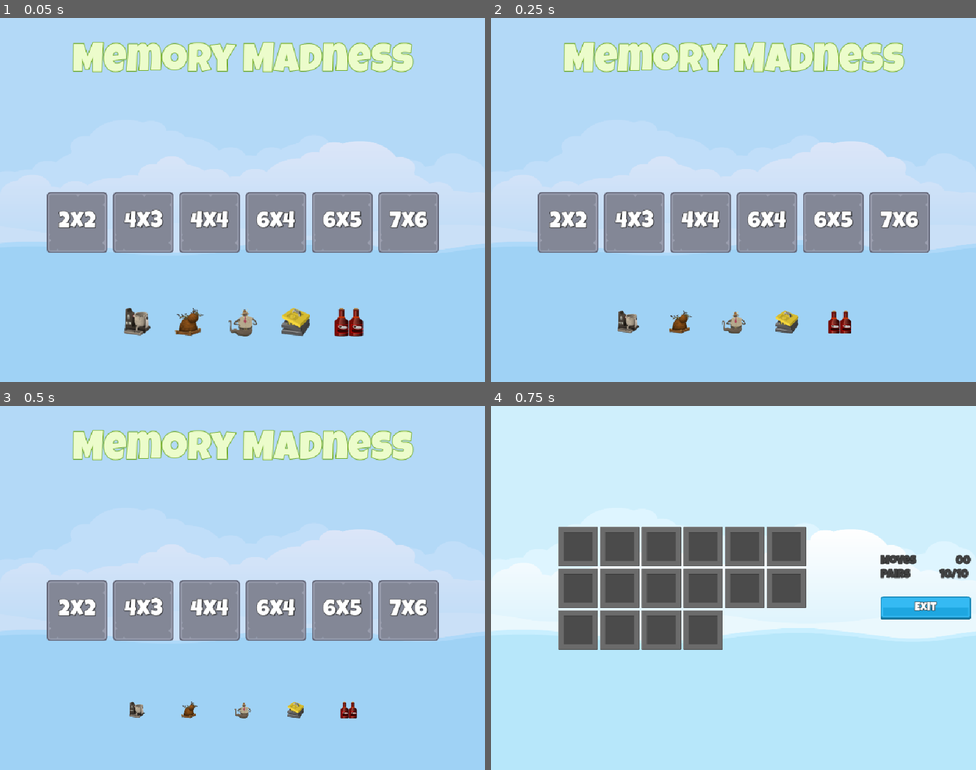
Above: before the commit, frames 1-4 (two rows, left to right).
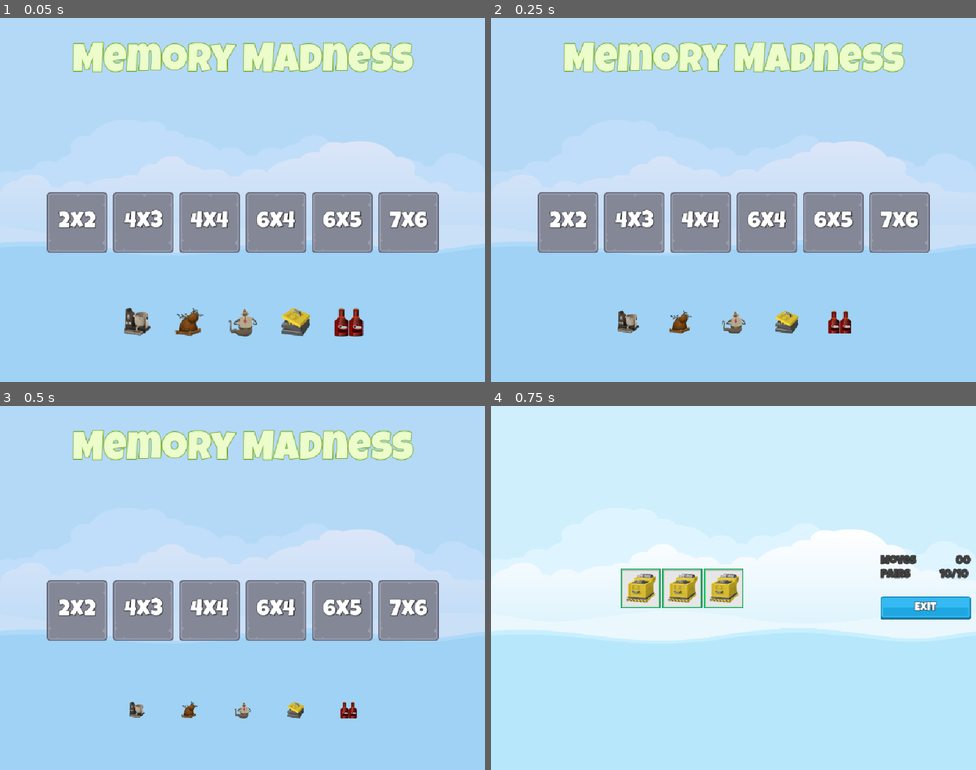
Above: after the commit, the same moments.

Repository: filipeAugusto99/MemoryMadness
Game: Godot game, scene res://Scenes/Master/Master.tscn
Two runs of this game, one before a commit and one after it. Both use one fixed random seed, a clock stepped at 60 frames per second and the inputs below.
Inputs:
- Up to frame 1 (0.05 s): no input
- Up to frame 2 (0.25 s): no input
- Up to frame 3 (0.5 s): no input
- Up to frame 4 (0.75 s): click "2x2" at 0.5 s

Frames 1-3 are identical in both runs. In frame 4, 14% of the frame differs, in the area x 13-65%, y 33-67%.

Commit message:
Memory Tile

Diff:
--- a/Scenes/Game/Game.tscn
+++ b/Scenes/Game/Game.tscn
@@ -1,7 +1,7 @@
 [gd_scene load_steps=7 format=3 uid="uid://h6rqacu7ogyf"]
 
 [ext_resource type="Script" uid="uid://jeseoyel6e0h" path="res://Scenes/Game/Game.gd" id="1_3k6gv"]
-[ext_resource type="Texture2D" uid="uid://dp02v5kvh42yj" path="res://assets/frames/hidden_frame_blank.png" id="1_gwu2e"]
+[ext_resource type="PackedScene" uid="uid://hyhkld4mdytb" path="res://Scenes/MemoryTile/MemoryTile.tscn" id="2_3k6gv"]
 [ext_resource type="LabelSettings" uid="uid://665wpx3w880s" path="res://Resources/WhiteLabel_24.tres" id="2_xbxml"]
 [ext_resource type="LabelSettings" uid="uid://b86kac1ygybrq" path="res://Resources/DarkLevel_24.tres" id="2_y3kpf"]
 [ext_resource type="Texture2D" uid="uid://gqy3gookh41s" path="res://assets/ui/blue_button00.png" id="3_ln2h6"]
@@ -28,71 +28,18 @@
 layout_mode = 2
 size_flags_horizontal = 6
 size_flags_vertical = 4
+theme_override_constants/h_separation = 4
+theme_override_constants/v_separation = 4
 columns = 6
 
-[node name="TextureRect" type="TextureRect" parent="HB/GridContainer"]
+[node name="MemoryTile" parent="HB/GridContainer" instance=ExtResource("2_3k6gv")]
 layout_mode = 2
-texture = ExtResource("1_gwu2e")
 
-[node name="TextureRect2" type="TextureRect" parent="HB/GridContainer"]
+[node name="MemoryTile2" parent="HB/GridContainer" instance=ExtResource("2_3k6gv")]
 layout_mode = 2
-texture = ExtResource("1_gwu2e")
 
-[node name="TextureRect3" type="TextureRect" parent="HB/GridContainer"]
+[node name="MemoryTile3" parent="HB/GridContainer" instance=ExtResource("2_3k6gv")]
 layout_mode = 2
-texture = ExtResource("1_gwu2e")
-
-[node name="TextureRect4" type="TextureRect" parent="HB/GridContainer"]
-layout_mode = 2
-texture = ExtResource("1_gwu2e")
-
-[node name="TextureRect5" type="TextureRect" parent="HB/GridContainer"]
-layout_mode = 2
-texture = ExtResource("1_gwu2e")
-
-[node name="TextureRect6" type="TextureRect" parent="HB/GridContainer"]
-layout_mode = 2
-texture = ExtResource("1_gwu2e")
-
-[node name="TextureRect7" type="TextureRect" parent="HB/GridContainer"]
-layout_mode = 2
-texture = ExtResource("1_gwu2e")
-
-[node name="TextureRect8" type="TextureRect" parent="HB/GridContainer"]
-layout_mode = 2
-texture = ExtResource("1_gwu2e")
-
-[node name="TextureRect9" type="TextureRect" parent="HB/GridContainer"]
-layout_mode = 2
-texture = ExtResource("1_gwu2e")
-
-[node name="TextureRect10" type="TextureRect" parent="HB/GridContainer"]
-layout_mode = 2
-texture = ExtResource("1_gwu2e")
-
-[node name="TextureRect11" type="TextureRect" parent="HB/GridContainer"]
-layout_mode = 2
-texture = ExtResource("1_gwu2e")
-
-[node name="TextureRect12" type="TextureRect" parent="HB/GridContainer"]
-layout_mode = 2
-texture = ExtResource("1_gwu2e")
-
-[node name="TextureRect13" type="TextureRect" parent="HB/GridContainer"]
-layout_mode = 2
-texture = ExtResource("1_gwu2e")
-
-[node name="TextureRect14" type="TextureRect" parent="HB/GridContainer"]
-layout_mode = 2
-texture = ExtResource("1_gwu2e")
-
-[node name="TextureRect15" type="TextureRect" parent="HB/GridContainer"]
-layout_mode = 2
-texture = ExtResource("1_gwu2e")
-
-[node name="TextureRect16" type="TextureRect" parent="HB/GridContainer"]
-layout_mode = 2
-texture = ExtResource("1_gwu2e")
 
 [node name="MC" type="MarginContainer" parent="HB"]
 custom_minimum_size = Vector2(200, 0)
--- a/Scenes/Master/Master.gd
+++ b/Scenes/Master/Master.gd
@@ -8,6 +8,7 @@
 
 func _ready() -> void:
 	on_game_exit_pressed()
+
 
 func _enter_tree() -> void:
 	SignalHub.on_level_selected.connect(on_level_selected)
--- /dev/null
+++ b/Scenes/MemoryTile/MemoryTile.gd
@@ -0,0 +1,19 @@
+extends TextureButton
+
+
+@onready var frame_image: TextureRect = $FrameImage
+@onready var item_image: TextureRect = $ItemImage
+
+
+# Called when the node enters the scene tree for the first time.
+func _ready() -> void:
+	pass # Replace with function body.
+
+
+func setup(image: Texture2D, frame: Texture2D) -> void:
+	frame_image.texture = frame
+	item_image.texture = image
+
+
+func _on_pressed() -> void:
+	pass # Replace with function body.
--- /dev/null
+++ b/Scenes/MemoryTile/MemoryTile.tscn
@@ -0,0 +1,39 @@
+[gd_scene load_steps=5 format=3 uid="uid://hyhkld4mdytb"]
+
+[ext_resource type="Texture2D" uid="uid://dp02v5kvh42yj" path="res://assets/frames/hidden_frame_blank.png" id="1_4q7u0"]
+[ext_resource type="Texture2D" uid="uid://cc1ms63ix1hm" path="res://assets/frames/green_frame.png" id="2_o5k6v"]
+[ext_resource type="Script" uid="uid://b7iufichx2b7r" path="res://Scenes/MemoryTile/MemoryTile.gd" id="2_wbwsp"]
+[ext_resource type="Texture2D" uid="uid://dt7n6wmnxdwiu" path="res://assets/glitch/blockmaker.png" id="3_wbwsp"]
+
+[node name="MemoryTile" type="TextureButton"]
+offset_right = 40.0
+offset_bottom = 40.0
+pivot_offset = Vector2(42, 42)
+texture_normal = ExtResource("1_4q7u0")
+script = ExtResource("2_wbwsp")
+
+[node name="FrameImage" type="TextureRect" parent="."]
+layout_mode = 1
+anchors_preset = 15
+anchor_right = 1.0
+anchor_bottom = 1.0
+grow_horizontal = 2
+grow_vertical = 2
+texture = ExtResource("2_o5k6v")
+
+[node name="ItemImage" type="TextureRect" parent="."]
+layout_mode = 1
+anchors_preset = 8
+anchor_left = 0.5
+anchor_top = 0.5
+anchor_right = 0.5
+anchor_bottom = 0.5
+offset_left = -32.0
+offset_top = -32.0
+offset_right = 32.0
+offset_bottom = 32.0
+grow_horizontal = 2
+grow_vertical = 2
+texture = ExtResource("3_wbwsp")
+
+[connection signal="pressed" from="." to="." method="_on_pressed"]
Not shown, added: Scenes/MemoryTile/MemoryTile.gd.uid
